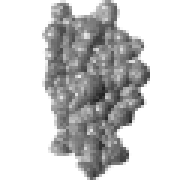
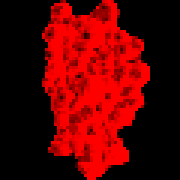
Two versions of the same layered image (180 x 180). Layer-by-layer changes:
hid "Pasted Layer" over [42, 0, 150, 180]
added layer "reflection" above "color 1" over [42, 0, 144, 177]
added layer "color 1" above "bg" over [42, 0, 150, 180]
added layer "bg" over [0, 0, 180, 180]
